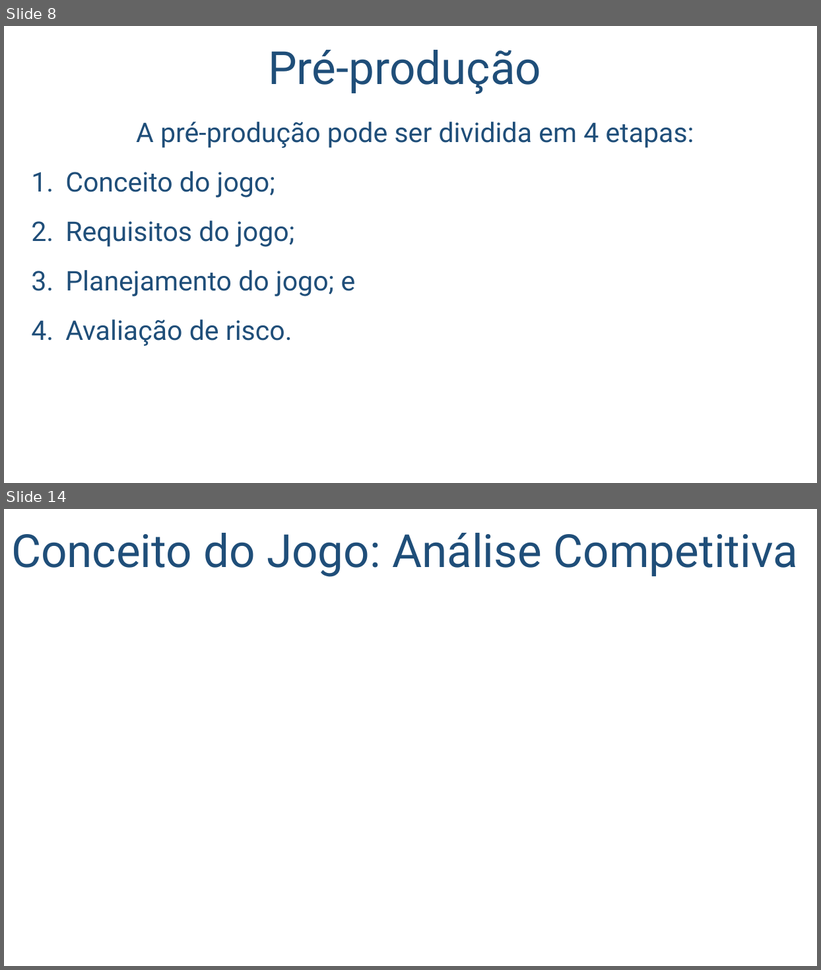
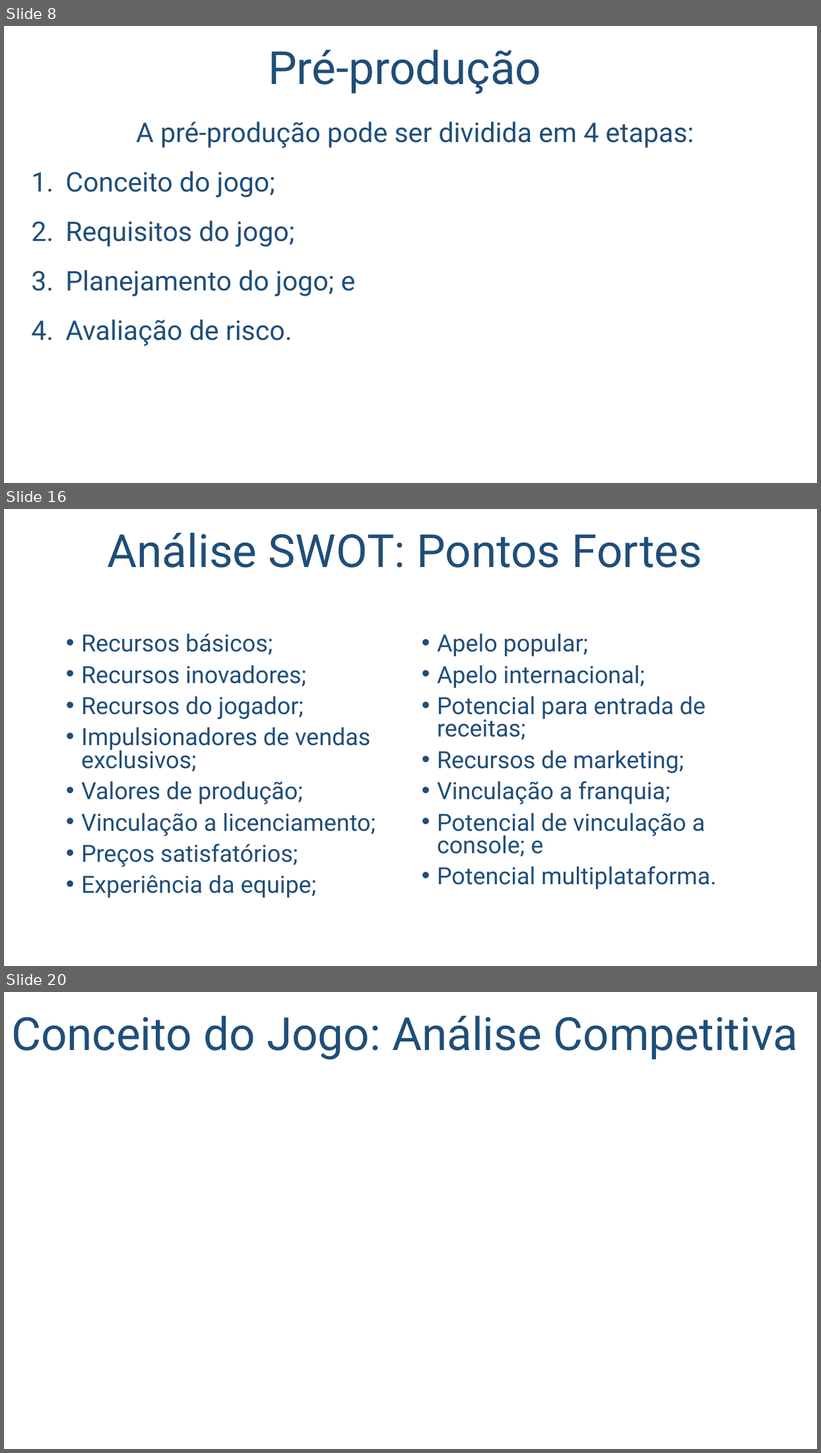
Before and after one commit to salmo-jr/public-slides, a slide deck: engenharia-de-software.pptx. Shown one above the other, each under a label of ours: slides 8 and 14 before the commit, slides 8, 16 and 20 after it; the slides between them are not shown. The pictures are 821x970 and 821x1453 pixels, drawn with LibreOffice and Linux fonts; fonts in the diff are those of the drawing; background and template pictures are left out. Boxes give left, top, right and bottom in pixels: in the first picture for what was removed or moved away, otherwise in the second. Text is boxed around its words. In the diff, an @@ line names an element or a change of style, - is before the commit and + after.

```diff
--- a/engenharia-de-software.pptx
+++ b/engenharia-de-software.pptx
@@ slide 16 added at bbox=[4, 509, 817, 966], background picture (left out) @@
@@ title added at bbox=[107, 533, 702, 568], 54 pt, text #1F4E79 @@
+Análise SWOT: Pontos Fortes
@@ text added at bbox=[81, 634, 376, 898], 28 pt, text #1F4E79 @@
+• Recursos básicos;
+• Recursos inovadores;
+• Recursos do jogador;
+• Impulsionadores de vendas exclusivos;
+• Valores de produção;
+• Vinculação a licenciamento;
+• Preços satisfatórios;
+• Experiência da equipe;
@@ text added at bbox=[437, 634, 717, 890], 28 pt, text #1F4E79 @@
+• Apelo popular;
+• Apelo internacional;
+• Potencial para entrada de receitas;
+• Recursos de marketing;
+• Vinculação a franquia;
+• Potencial de vinculação a console; e
+• Potencial multiplataforma.
@@ what was slide 14 is now slide 20 @@
```
Also in this commit, not shown: 5 slides changed, 5 other slides added, 1 other file.
